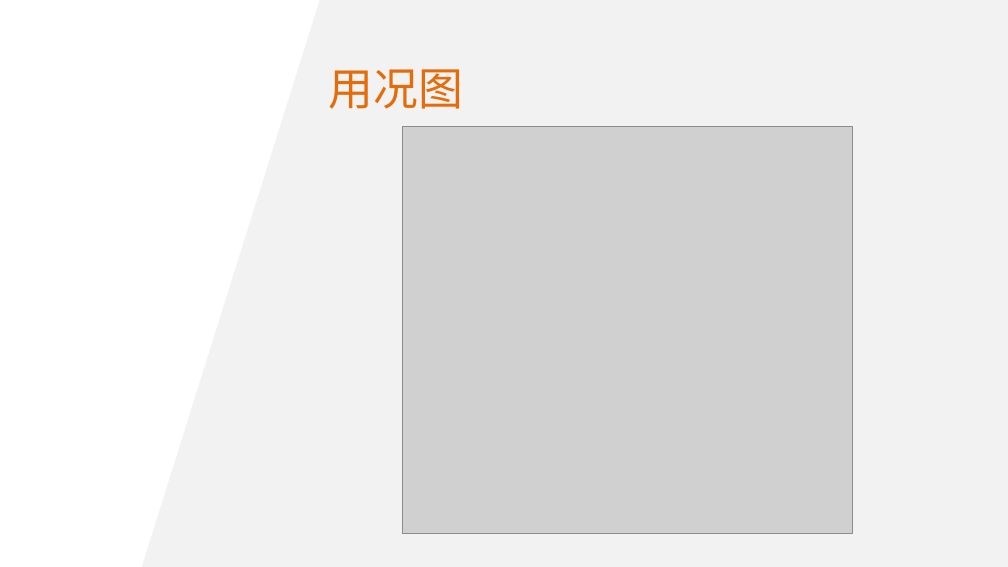
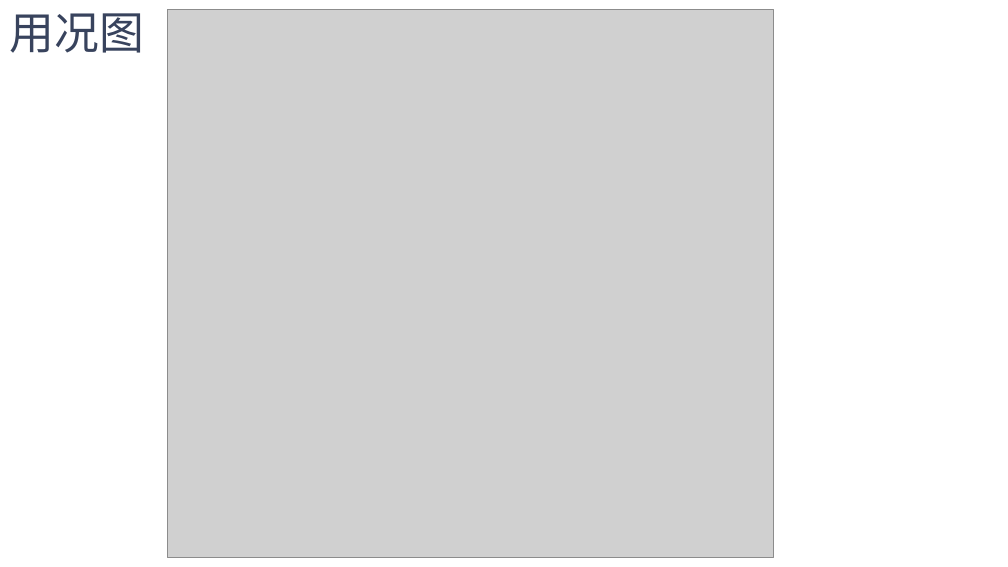
Before and after one commit to skyetim/travel_planning_website, a slide deck: slide 6 of doc/第二阶段课堂展示/第二阶段课堂展示.pptx (slide 5 before the commit). Drawn at 1008x567 pixels with LibreOffice and Linux fonts; fonts in the diff are those of the drawing; grey boxes stand for pictures; background and template pictures are left out. Boxes give left, top, right and bottom in pixels: in the first picture for what was removed or moved away, otherwise in the second. Text is boxed around its words. In the diff, an @@ line names an element or a change of style, - is before the commit and + after.

```diff
--- a/doc/第二阶段课堂展示/第二阶段课堂展示.pptx
+++ b/doc/第二阶段课堂展示/第二阶段课堂展示.pptx
@@ text "用况图" moved from (x1=329, y1=69, x2=463, y2=109) to (x1=10, y1=13, x2=144, y2=53) @@
@@ text "用况图" at (x1=10, y1=13, x2=144, y2=53): text colour #E46C0A to #38435D; vertical alignment middle to top @@
@@ trapezoid removed at (x1=142, y1=0, x2=1008, y2=566) @@
@@ picture resized from (x1=403, y1=126, x2=853, y2=533) to (x1=167, y1=9, x2=773, y2=557) @@
```
Also in this commit, not shown: 7 other slides changed, 3 slides added.
